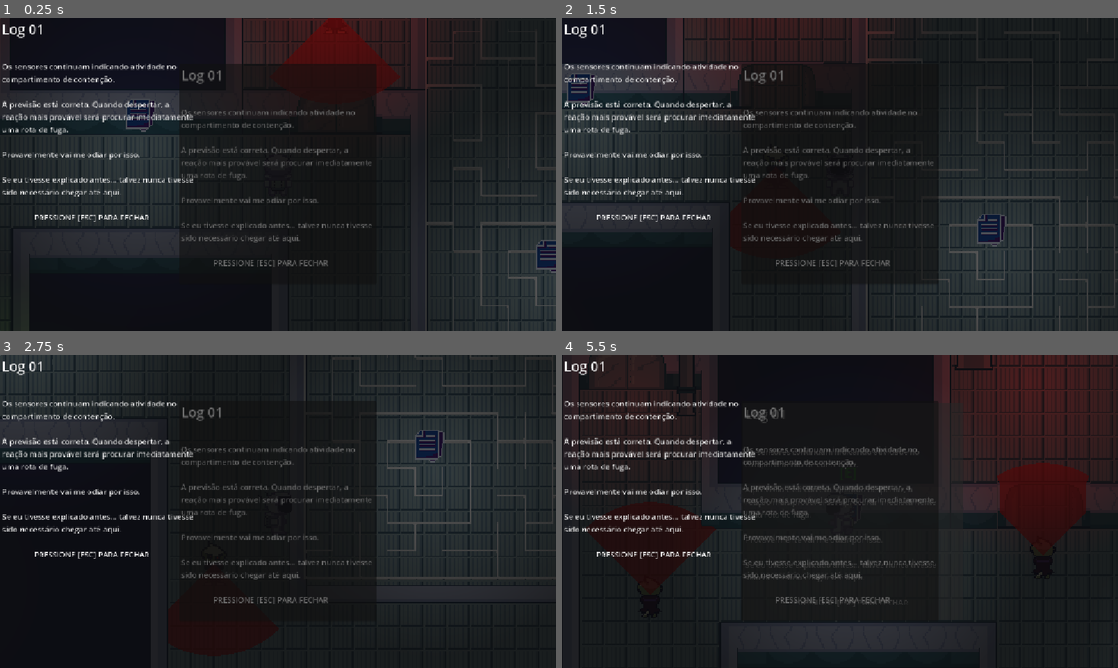
Above: before the commit, frames 1-4 (two rows, left to right).
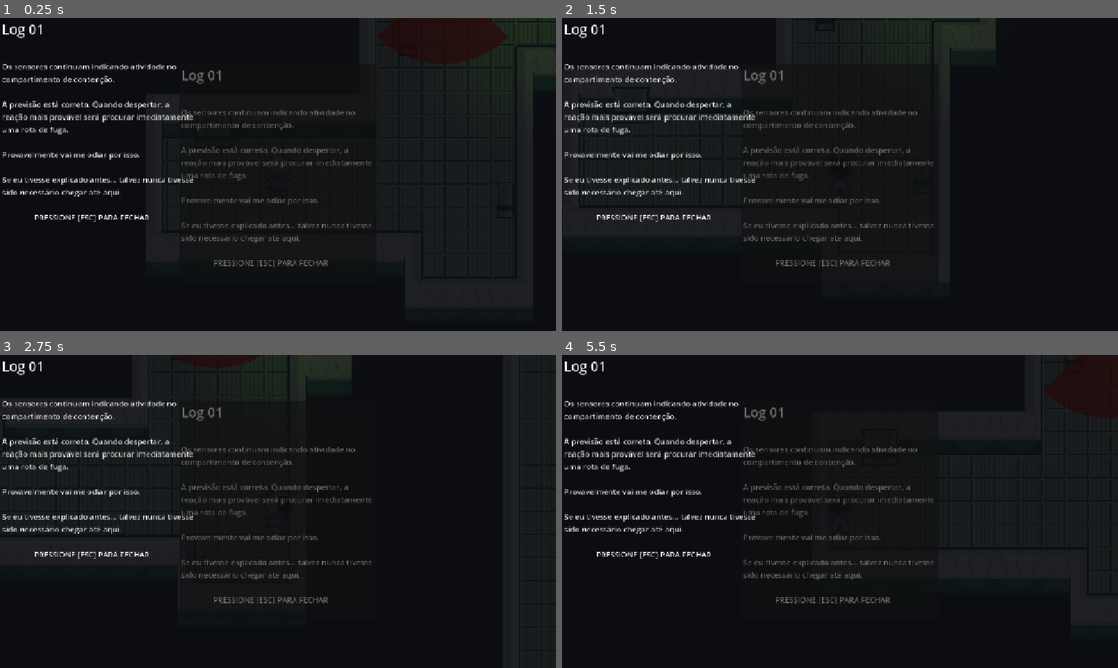
Above: after the commit, the same moments.

Repository: Nickashu/Laje-2026-Grupo-Verde
Game: Godot game, scene res://cenas/cena_teste.tscn
Two runs of this game, one before a commit and one after it. Both use one fixed random seed, a clock stepped at 60 frames per second and the inputs below. This scene is started directly instead of the project's main scene. The engine's default icon, where the game draws it, is replaced by a stand-in: a white triangle on a blue panel in a dark square. Sound files missing from this copy of the repository are replaced by a short silence.
Inputs (mouse positions are in pixels of both pictures, inside the frame that each line leads up to):
- Up to frame 1 (0.25 s): no input
- Up to frame 2 (1.5 s): move the mouse to (895, 111) at 0.52 s; hold Right (ui_right) 0.53-1.28 s; click (895, 111) at 0.6 s; move the mouse to (728, 190) at 1.27 s; hold Down (ui_down) from 1.28 s (still down); tap E (interagir) at 1.35 s
- Up to frame 3 (2.75 s): move the mouse to (333, 442) at 2.02 s; release Down (ui_down) at 2.03 s; hold Right (ui_right) from 2.03 s (still down); hold T (troca_de_modo) from 2.03 s (still down)
- Up to frame 4 (5.5 s): move the mouse to (812, 574) at 2.77 s; release Right (ui_right) at 2.78 s; release T (troca_de_modo) at 2.78 s; hold Up (ui_up) 2.78-3.53 s; tap R at 2.85 s; click (812, 574) at 2.92 s; move the mouse to (1006, 558) at 3.52 s; hold Left (ui_left) 3.53-5.03 s; click (1006, 558) at 3.6 s; move the mouse to (673, 464) at 4.27 s; tap E (interagir) at 4.35 s; move the mouse to (867, 511) at 5.02 s; hold Down (ui_down) from 5.03 s (still down); hold T (troca_de_modo) from 5.03 s (still down); click (867, 511) at 5.17 s

The runs differ from the first frame. In frame 1, 20% of the frame differs, in the area x 0-100%, y 0-100%; in frame 2, 25%; in frame 3, 19%; in frame 4, 24%.

Commit message:
fix: Ajustando bug de interação com alavancas e documentos

Diff:
--- a/cenas/cena_teste.tscn
+++ b/cenas/cena_teste.tscn
@@ -107,8 +107,8 @@
 [node name="CollisionPolygon2D" type="CollisionPolygon2D" parent="ilha de parede 3" unique_id=255414389]
 polygon = PackedVector2Array(-44, -108, -268, -108, -268, -95, -57, -95, -57, 33, -44, 33, -44, 0)
 
-[node name="player" parent="." unique_id=482596540 instance=ExtResource("2_epxgt")]
-position = Vector2(379, -545)
+[node name="Player" parent="." unique_id=482596540 instance=ExtResource("2_epxgt")]
+position = Vector2(31, -3)
 
 [node name="Camera2D" type="Camera2D" parent="." unique_id=1637828347 node_paths=PackedStringArray("player")]
 zoom = Vector2(3, 3)
@@ -117,7 +117,7 @@
 limit_right = 1560
 limit_bottom = 601
 script = ExtResource("12_la5s6")
-player = NodePath("../player")
+player = NodePath("../Player")
 
 [node name="CanvasLayer" type="CanvasLayer" parent="." unique_id=759786513]
 
@@ -131,7 +131,7 @@
 mouse_filter = 2
 color = Color(0, 1, 0, 0.5921569)
 script = ExtResource("13_3x8ur")
-player = NodePath("../../player")
+player = NodePath("../../Player")
 camera = NodePath("../../Camera2D")
 
 [node name="porta_temp" parent="." unique_id=116038246 node_paths=PackedStringArray("filtro") instance=ExtResource("14_dpk8w")]
@@ -496,6 +496,9 @@
 [node name="alavancaroxa" parent="." unique_id=720137343 instance=ExtResource("6_yn1xw")]
 position = Vector2(910, 77)
 
+[node name="Sprite2D" parent="alavancaroxa" index="1" unique_id=21109579]
+scale = Vector2(0.6, 0.6)
+
 [node name="portaroxa2" parent="alavancaroxa" index="4" unique_id=1661673552]
 position = Vector2(-89, -628)
 
--- a/scripts/alavanca_amarela.gd
+++ b/scripts/alavanca_amarela.gd
@@ -15,14 +15,14 @@
 		anim.play("fodase")
 
 func _on_body_entered(body: Node2D) -> void:
-	if body.name == "player":  # Verifica se o corpo que entrou é o jogador
+	if body.name == "Player":  # Verifica se o corpo que entrou é o jogador
 		player_in_area = true
 		player = body
 		$Label.visible = true  # Mostra o label de interação
 
 
 func _on_body_exited(body: Node2D) -> void:
-	if body.name == "player":
+	if body.name == "Player":
 		player_in_area = false
 		player = body
 		$Label.visible = false  # Esconde o label de interação
--- a/scripts/alavanca_preta.gd
+++ b/scripts/alavanca_preta.gd
@@ -17,14 +17,14 @@
 		anim.play("fodase")
 
 func _on_body_entered(body: Node2D) -> void:
-	if body.name == "player":  # Verifica se o corpo que entrou é o jogador
+	if body.name == "Player":  # Verifica se o corpo que entrou é o jogador
 		player_in_area = true
 		player = body
 		$Label.visible = true  # Mostra o label de interação
 
 
 func _on_body_exited(body: Node2D) -> void:
-	if body.name == "player":
+	if body.name == "Player":
 		player_in_area = false
 		player = body
 		$Label.visible = false  # Esconde o label de interação
--- a/scripts/alavanca_roxa.gd
+++ b/scripts/alavanca_roxa.gd
@@ -17,14 +17,14 @@
 		anim.play("lula")
 
 func _on_body_entered(body: Node2D) -> void:
-	if body.name == "player":  # Verifica se o corpo que entrou é o jogador
+	if body.name == "Player":  # Verifica se o corpo que entrou é o jogador
 		player_in_area = true
 		player = body
 		$Label.visible = true  # Mostra o label de interação
 
 
 func _on_body_exited(body: Node2D) -> void:
-	if body.name == "player":
+	if body.name == "Player":
 		player_in_area = false
 		player = body
 		$Label.visible = false  # Esconde o label de interação
--- a/scripts/interagível.gd
+++ b/scripts/interagível.gd
@@ -23,14 +23,14 @@
 		player.frozen = false
 
 func _on_body_entered(body: Node2D) -> void:
-	if body.name == "player":  # Verifica se o corpo que entrou é o jogador
+	if body.name == "Player":  # Verifica se o corpo que entrou é o jogador
 		player_in_area = true
 		player = body
 		$Label.visible = true  # Mostra o label de interação
 
 
 func _on_body_exited(body: Node2D) -> void:
-	if body.name == "player":
+	if body.name == "Player":
 		player_in_area = false
 		player = null
 		$Label.visible = false  # Esconde o label de interação
--- a/scripts/interagível_2.gd
+++ b/scripts/interagível_2.gd
@@ -20,14 +20,14 @@
 		player.frozen = false
 
 func _on_body_entered(body: Node2D) -> void:
-	if body.name == "player":  # Verifica se o corpo que entrou é o jogador
+	if body.name == "Player":  # Verifica se o corpo que entrou é o jogador
 		player_in_area = true
 		player = body
 		$Label.visible = true  # Mostra o label de interação
 
 
 func _on_body_exited(body: Node2D) -> void:
-	if body.name == "player":
+	if body.name == "Player":
 		player_in_area = false
 		player = null
 		$Label.visible = false  # Esconde o label de interação
--- a/scripts/interagível_3.gd
+++ b/scripts/interagível_3.gd
@@ -20,14 +20,14 @@
 		player.frozen = false
 
 func _on_body_entered(body: Node2D) -> void:
-	if body.name == "player":  # Verifica se o corpo que entrou é o jogador
+	if body.name == "Player":  # Verifica se o corpo que entrou é o jogador
 		player_in_area = true
 		player = body
 		$Label.visible = true  # Mostra o label de interação
 
 
 func _on_body_exited(body: Node2D) -> void:
-	if body.name == "player":
+	if body.name == "Player":
 		player_in_area = false
 		player = null
 		$Label.visible = false  # Esconde o label de interação
--- a/scripts/interagível_4.gd
+++ b/scripts/interagível_4.gd
@@ -21,14 +21,14 @@
 		player.frozen = false
 
 func _on_body_entered(body: Node2D) -> void:
-	if body.name == "player":  # Verifica se o corpo que entrou é o jogador
+	if body.name == "Player":  # Verifica se o corpo que entrou é o jogador
 		player_in_area = true
 		player = body
 		$Label.visible = true  # Mostra o label de interação
 
 
 func _on_body_exited(body: Node2D) -> void:
-	if body.name == "player":
+	if body.name == "Player":
 		player_in_area = false
 		player = null
 		$Label.visible = false  # Esconde o label de interação
Not shown: 1 places in cenas/cena_teste.tscn that only renumber resources
Not shown, changed: export_presets.cfg
